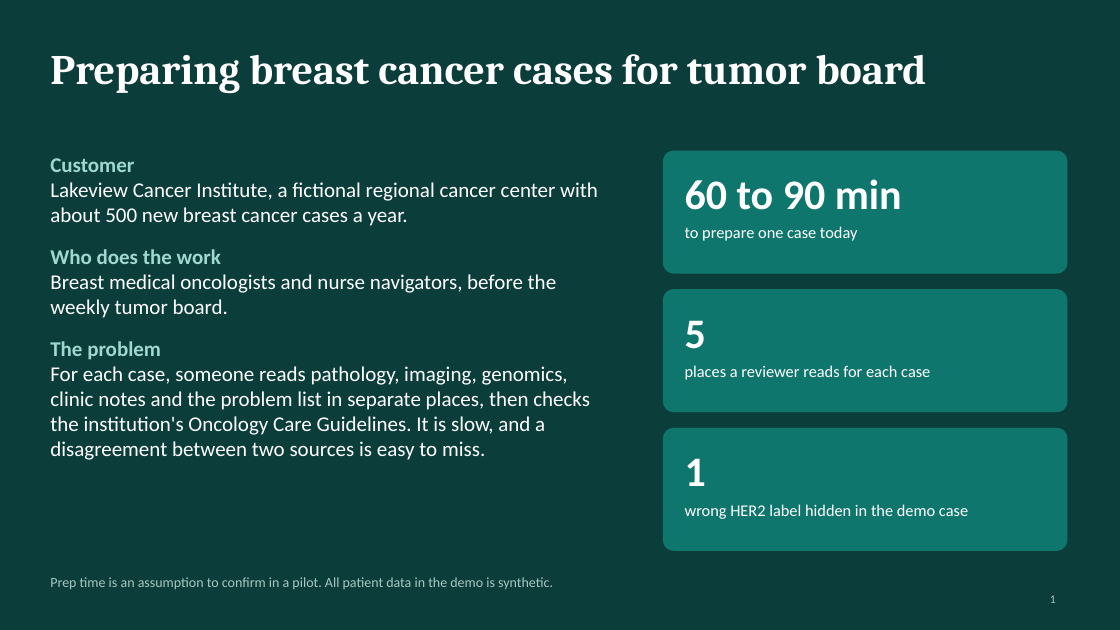
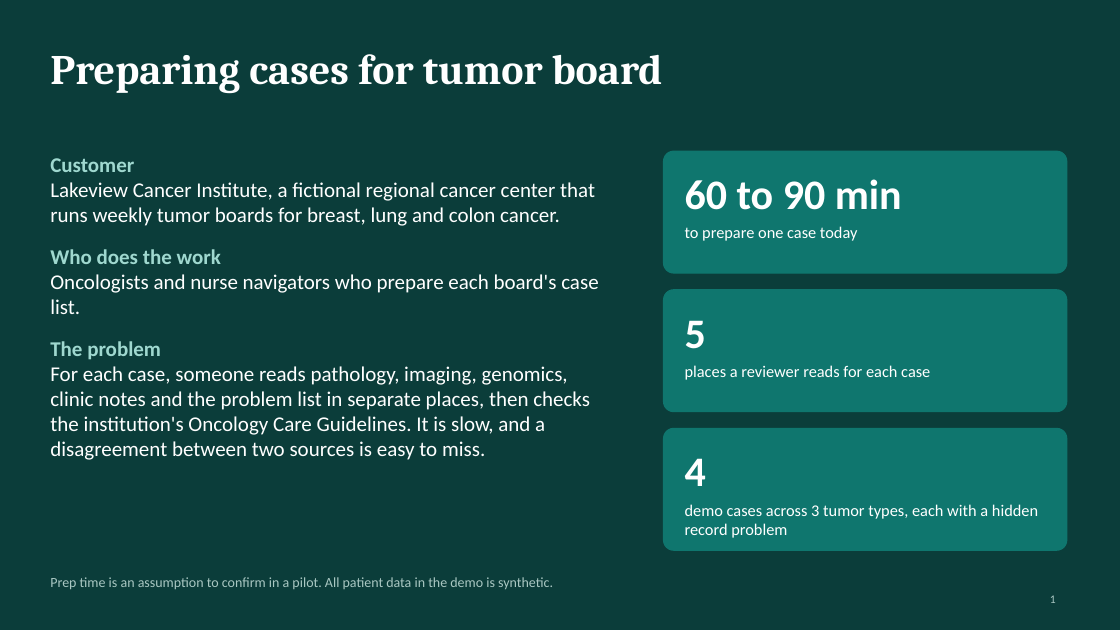
Before and after one commit to rpmish99/oncology-case-prep-demo, a slide deck: slide 1 of deck/case-prep-deck.pptx. Drawn at 1120x630 pixels with LibreOffice and Linux fonts; fonts in the diff are those of the drawing. Boxes give left, top, right and bottom in pixels: in the first picture for what was removed or moved away, otherwise in the second. Text is boxed around its words. In the diff, an @@ line names an element or a change of style, - is before the commit and + after.

Commit message:
Multi-site agenda with four cases, similar past cases, identifier masking, per-case evaluation

```diff
--- a/deck/case-prep-deck.pptx
+++ b/deck/case-prep-deck.pptx
@@ title at <box>50,54,663,94</box>: text changed @@
-Preparing breast cancer cases for tumor board
+Preparing cases for tumor board
@@ text at <box>50,182,595,226</box>: text changed @@
-Lakeview Cancer Institute, a fictional regional cancer center with about 500 new breast cancer cases a year.
+Lakeview Cancer Institute, a fictional regional cancer center that runs weekly tumor boards for breast, lung and colon cancer.
@@ text at <box>50,274,598,314</box>: text changed @@
-Breast medical oncologists and nurse navigators, before the weekly tumor board.
+Oncologists and nurse navigators who prepare each board's case list.
@@ text at <box>685,458,706,486</box>: text changed @@
-1
+4
@@ text at <box>685,504,1038,538</box>: text changed @@
-wrong HER2 label hidden in the demo case
+demo cases across 3 tumor types, each with a hidden record problem
```
Also in this commit, not shown: 3 other slides changed, 52 other files.
